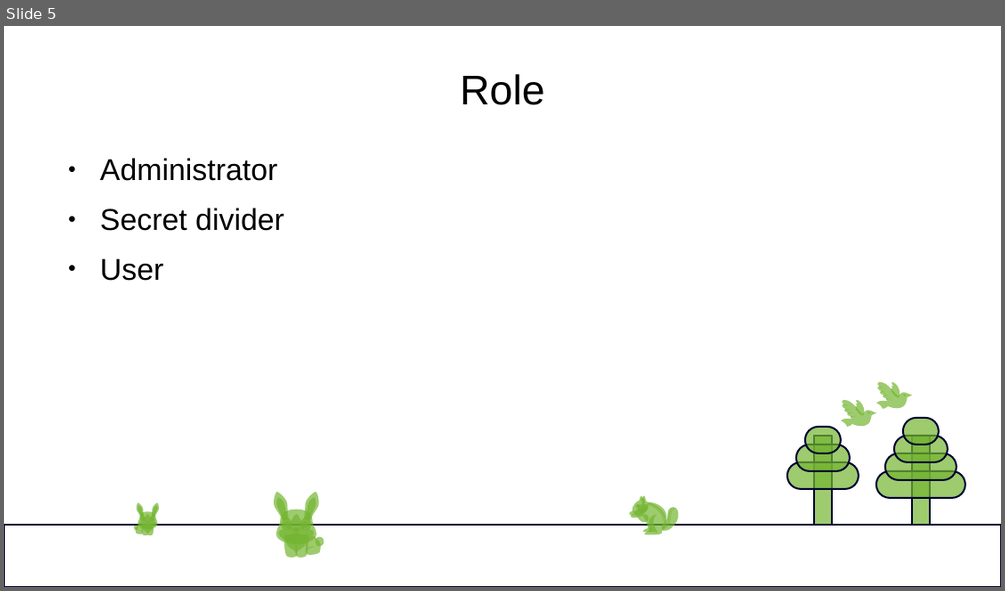
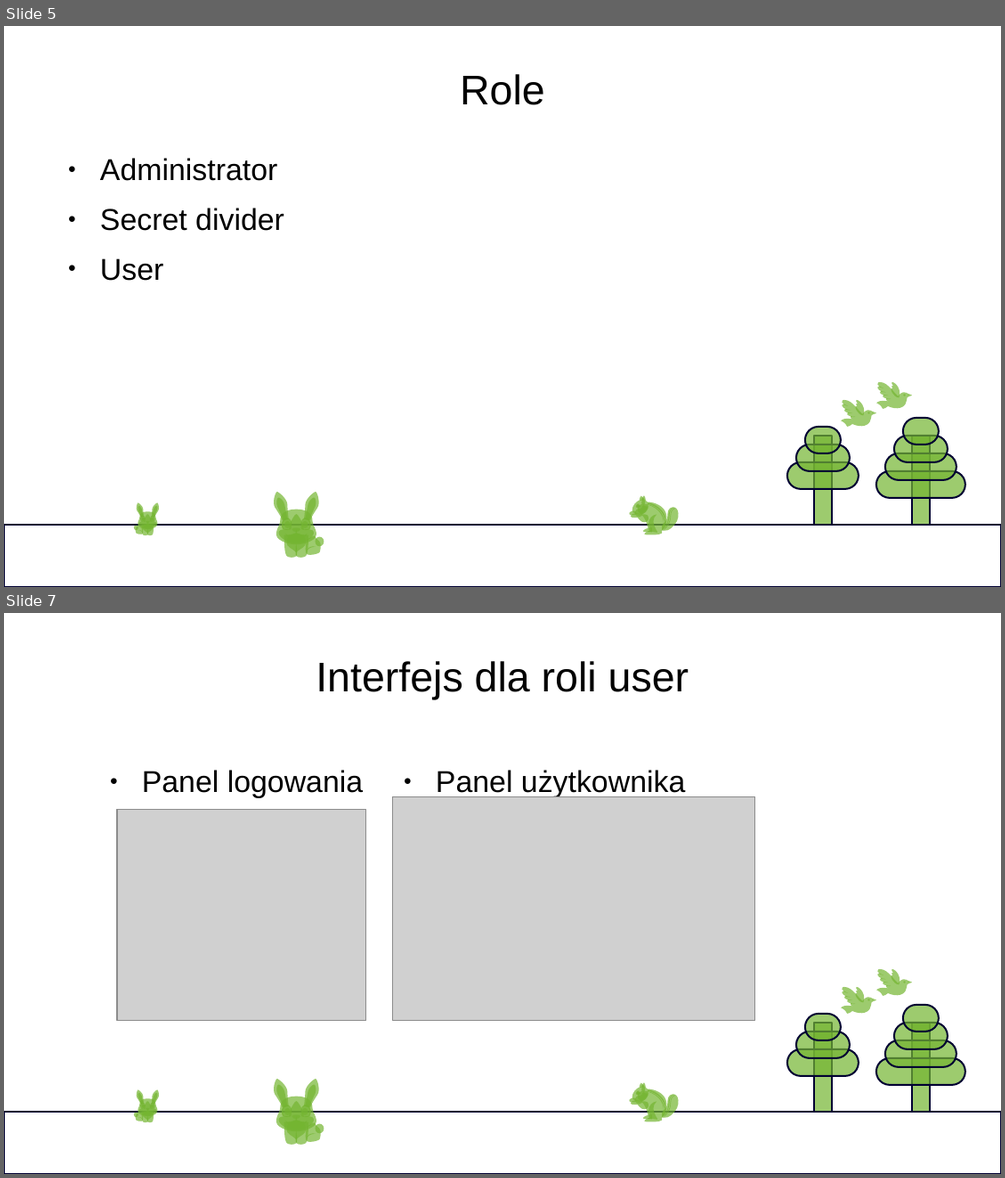
Before and after one commit to Nixam01/mzomi_BHL_2024, a slide deck: dokumentacja_projektu_Access_Broker.odp. Shown one above the other, each under a label of ours: slide 5 before the commit, slides 5 and 7 after it; the slides between them are not shown. The pictures are 1005x591 and 1005x1178 pixels, drawn with LibreOffice and Linux fonts; fonts in the diff are those of the drawing; grey boxes stand for pictures. Boxes give left, top, right and bottom in pixels: in the first picture for what was removed or moved away, otherwise in the second. Text is boxed around its words. In the diff, an @@ line names an element or a change of style, - is before the commit and + after.

```diff
--- a/dokumentacja_projektu_Access_Broker.odp
+++ b/dokumentacja_projektu_Access_Broker.odp
@@ slide 7 added at [4, 613, 1001, 1174], background #FFFFFF; not listed: 87 template elements that a slide beside it also shows @@
@@ title added at [316, 661, 689, 699], 33 pt, text #000000 @@
+Interfejs dla roli user
@@ text added at [142, 770, 364, 798], 24 pt, text #000000 @@
+● Panel logowania
@@ text added at [436, 770, 685, 798], 24 pt, text #000000 @@
+● Panel użytkownika
@@ picture added at [393, 796, 755, 1020] @@
@@ picture added at [117, 810, 366, 1020] @@
```
Also in this commit, not shown: 6 slides changed, 1 other slide added, 1 slide removed.
